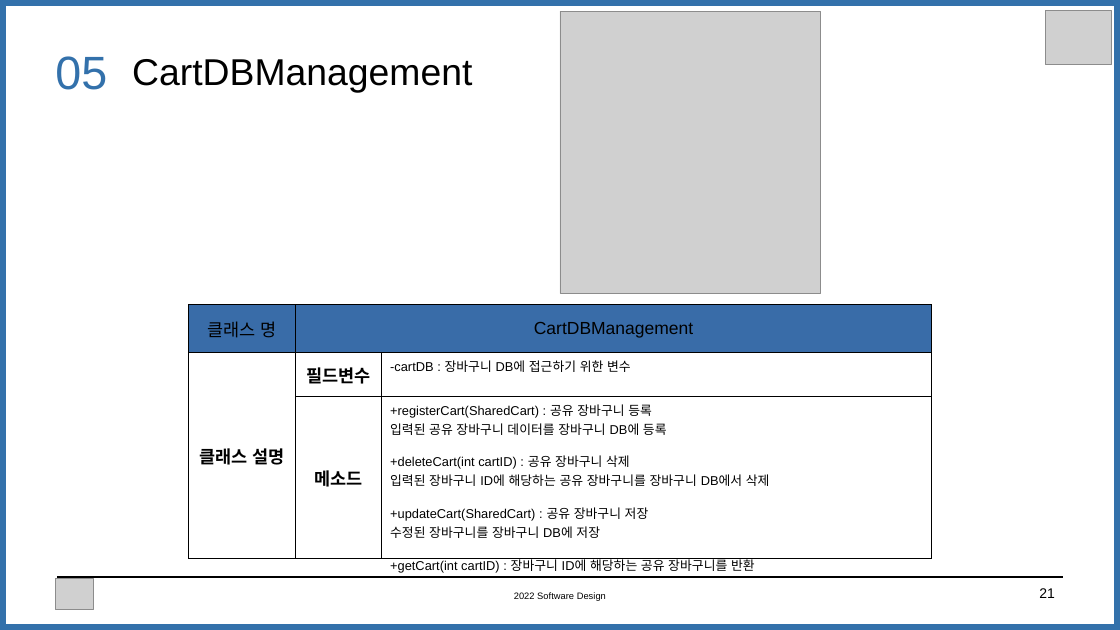
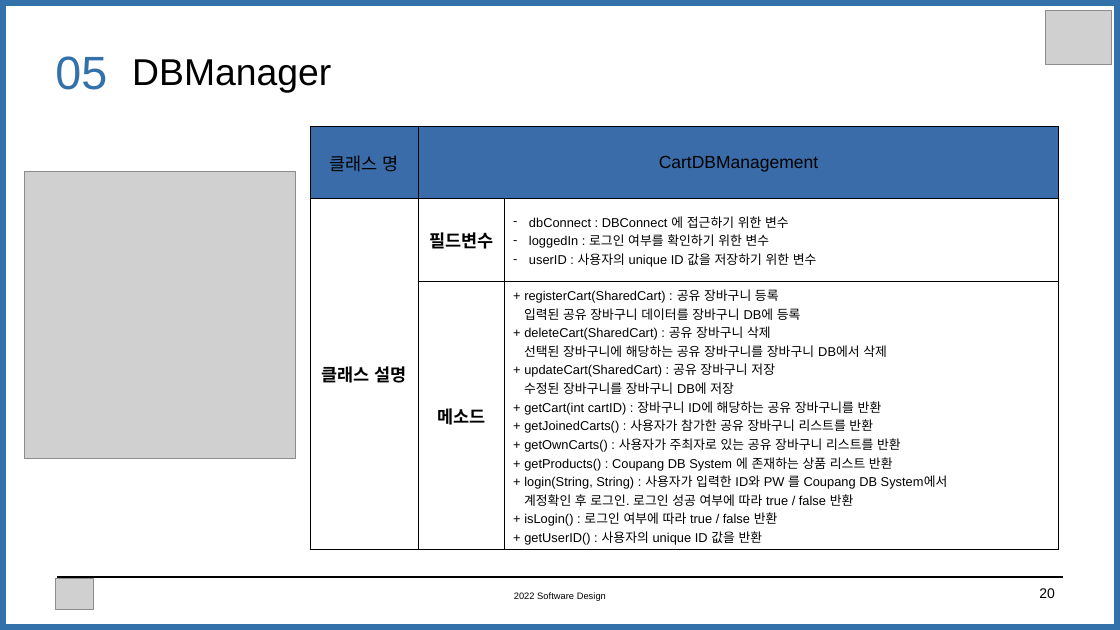
Before and after one commit to jujuwon/software-design, a slide deck: slide 20 of slide/E조 UML.pptx (slide 21 before the commit). Drawn at 1120x630 pixels with LibreOffice and Linux fonts; fonts in the diff are those of the drawing; grey boxes stand for pictures. Boxes give left, top, right and bottom in pixels: in the first picture for what was removed or moved away, otherwise in the second. Text is boxed around its words. In the diff, an @@ line names an element or a change of style, - is before the commit and + after.

```diff
--- a/slide/E조 UML.pptx
+++ b/slide/E조 UML.pptx
@@ picture removed at [560, 11, 821, 293] @@
@@ text at [132, 59, 331, 93]: text changed @@
-CartDBManagement
+DBManager
@@ table at [310, 127, 1060, 550] @@
-row 2, column 3: -cartDB : 장바구니 DB에 접근하기 위한 변수
+row 2, column 3: dbConnect : DBConnect 에 접근하기 위한 변수 / loggedIn : 로그인 여부를 확인하기 위한 변수 / userID : 사용자의 unique ID 값을 저장하기 위한 변수
-row 3, column 3: +registerCart(SharedCart) : 공유 장바구니 등록 / 입력된 공유 장바구니 데이터를 장바구니 DB에 등록 / +deleteCart(int cartID) : 공유 장바구니 삭제 / 입력된 장바구니 ID에 해당하는 공유 장바구니를 장바구니 DB에서 삭제 / +updateCart(SharedCart) : 공유 장바구니 저장 / 수정된 장바구니를 장바구니 DB에 저장 / +getCart(int cartID) : 장바구니 ID에 해당하는 공유 장바구니를 반환
+row 3, column 3: + registerCart(SharedCart) : 공유 장바구니 등록 / 입력된 공유 장바구니 데이터를 장바구니 DB에 등록 / + deleteCart(SharedCart) : 공유 장바구니 삭제 / 선택된 장바구니에 해당하는 공유 장바구니를 장바구니 DB에서 삭제 / + updateCart(SharedCart) : 공유 장바구니 저장 / 수정된 장바구니를 장바구니 DB에 저장 / + getCart(int cartID) : 장바구니 ID에 해당하는 공유 장바구니를 반환 / + getJoinedCarts() : 사용자가 참가한 공유 장바구니 리스트를 반환 / + getOwnCarts() : 사용자가 주최자로 있는 공유 장바구니 리스트를 반환 / + getProducts() : Coupang DB System 에 존재하는 상품 리스트 반환 / + login(String, String) : 사용자가 입력한 ID와 PW 를 Coupang DB System에서 / 계정확인 후 로그인. 로그인 성공 여부에 따라 true / false 반환 / + isLogin() : 로그인 여부에 따라 true / false 반환 / + getUserID() : 사용자의 unique ID 값을 반환
@@ table: place and size @@
-table at [188, 305, 931, 576]
+table at [310, 127, 1060, 550]
@@ picture added at [24, 172, 295, 459] @@
@@ page number at [1039, 588, 1055, 598]: text changed @@
-21
+20
```
Also in this commit, not shown: 5 other slides changed, 3 slides removed, 1 other file.
